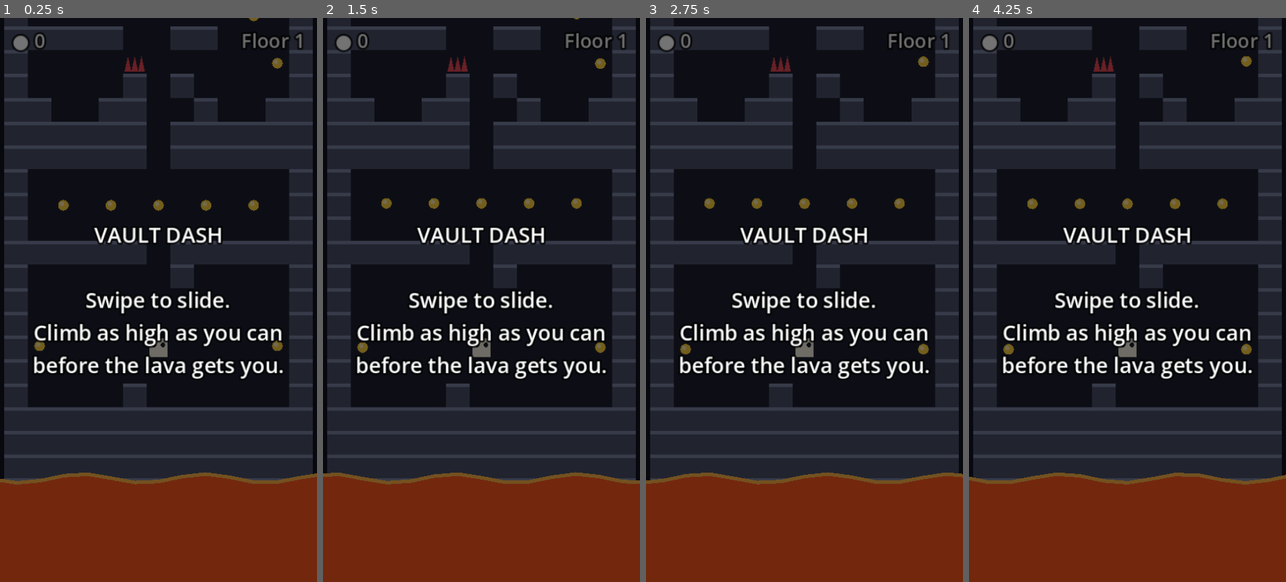
Above: before the commit, frames 1-4 (left to right).
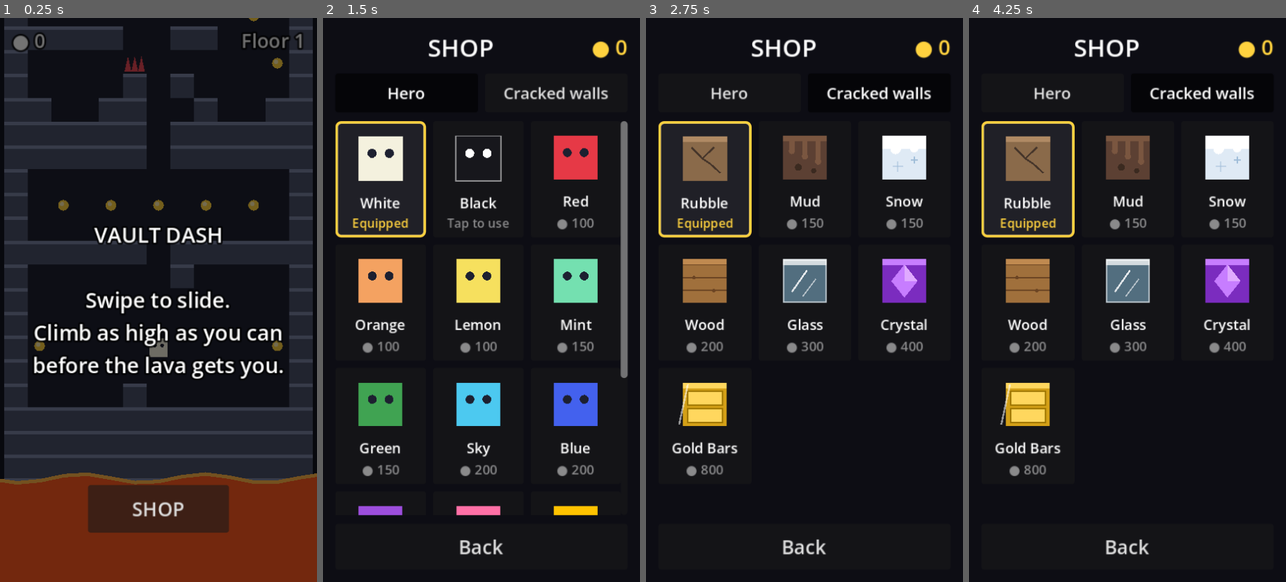
Above: after the commit, the same moments.

Repository: erelcaferm/vault-dash
Game: Godot game, scene res://scenes/main.tscn
The game is run twice, just before and just after one commit, with the same random seed, the same clock (stepped at 60 frames per second) and the same inputs.
Inputs (mouse positions are in pixels of both pictures, inside the frame that each line leads up to):
- Up to frame 1 (0.25 s): no input
- Up to frame 2 (1.5 s): click (481, 508) at 0.5 s, where only the run after the commit has a clickable "SHOP"; click (405, 91) at 1.25 s, where only the run after the commit has a clickable "Hero"
- Up to frame 3 (2.75 s): click (880, 91) at 2 s, where only the run after the commit has a clickable "Cracked walls"
- Up to frame 4 (4.25 s): click (1029, 181) at 2.77 s; click (1127, 181) at 3.52 s

The runs differ from the first frame. In frame 1, 3.7% of the frame differs, in the area x 27-73%, y 57-92%; in frame 2, 50%; in frame 3, 54%, in the area x 0-100%, y 0-100%; in frame 4, 54%.

Commit message:
Add the coin shop: hero colours, rainbow, and cracked-wall skins
A SHOP button on the title and game-over screens sells hero colours
(white and black free, rainbow the priciest; it cycles hue, faster while
sliding) and cracked-wall skins (rubble free; mud, snow, wood, glass,
crystal, gold bars). Tap twice to buy, tap an owned item to equip.
Purchases save with coins. Tests now use their own save file.

Co-Authored-By: Claude Opus 5.5 (1M context) <noreply@anthropic.com>
Claude-Session: https://claude.ai/code/session_012HmKL1m49VtDJvmPDdVVsr

Diff:
--- a/scripts/main.gd
+++ b/scripts/main.gd
@@ -4,6 +4,8 @@
 
 const TowerScript := preload("res://scripts/tower.gd")
 const Rooms := preload("res://scripts/rooms.gd")
+const Skins := preload("res://scripts/skins.gd")
+const ShopScript := preload("res://scripts/shop.gd")
 
 const TILE := 27
 const SLIDE_SPEED := 24.0        # tiles per second while sliding
@@ -26,8 +28,6 @@
 ]
 const COIN_COLOR := Color("ffd23f")
 const SPIKE_COLOR := Color("e84855")
-const CRACK_COLOR := Color("8a6a4a")
-const PLAYER_COLOR := Color("f4f1de")
 const LAVA_COLOR := Color("ff5a1f")
 const LAVA_GLOW := Color("ffb347")
 
@@ -51,10 +51,16 @@
 ## Tests set these to build a fixed tower with an exit at the given room.
 var test_seed := -1
 var test_room_limit := -1
+## Tests point this elsewhere so they never touch the player's real save.
+var save_path := SAVE_PATH
 
 var total_coins := 0
 var best_floor := 0
 var best_time := 0.0
+var owned: Array = []            # ids of shop items bought (free ones aren't listed)
+var equipped_hero := "white"
+var equipped_wall := "rubble"
+var rainbow_phase := 0.0
 
 var touch_start := Vector2.ZERO
 var touch_active := false
@@ -67,6 +73,8 @@
 var message_backdrop: ColorRect
 var toast_label: Label
 var toast_time := 0.0
+var shop: Control
+var shop_button: Button
 
 
 func _ready() -> void:
@@ -109,6 +117,8 @@
 
 func _process(delta: float) -> void:
 	anim_time += delta
+	var moving := move_dir != Vector2i.ZERO
+	rainbow_phase += delta * (Skins.RAINBOW_SLIDE_SPEED if moving else Skins.RAINBOW_IDLE_SPEED)
 	state_time += delta
 	if state == State.PLAYING:
 		elapsed += delta
@@ -185,7 +195,7 @@
 
 func _break_wall(c: Vector2i) -> void:
 	tower.set_tile(c, TowerScript.EMPTY)
-	bursts.append({"pos": _tile_center(c), "t": 0.0, "color": CRACK_COLOR})
+	bursts.append({"pos": _tile_center(c), "t": 0.0, "color": Color(_wall_skin().base, 1.0)})
 	shake = 0.12
 
 
@@ -241,6 +251,8 @@
 # --- Input -----------------------------------------------------------------
 
 func _unhandled_input(event: InputEvent) -> void:
+	if shop.visible:
+		return
 	if event is InputEventScreenTouch:
 		if event.pressed:
 			touch_start = event.position
@@ -353,6 +365,22 @@
 	toast_label.offset_top = 70
 	toast_label.modulate.a = 0.0
 
+	shop_button = Button.new()
+	shop_button.text = "SHOP"
+	shop_button.add_theme_font_size_override("font_size", 22)
+	shop_button.set_anchors_preset(Control.PRESET_CENTER_BOTTOM)
+	shop_button.offset_left = -80
+	shop_button.offset_right = 80
+	shop_button.offset_top = -110
+	shop_button.offset_bottom = -56
+	shop_button.pressed.connect(_open_shop)
+	hud.add_child(shop_button)
+
+	shop = ShopScript.new()
+	hud.add_child(shop)
+	shop.setup(self)
+	shop.closed.connect(_close_shop)
+
 
 func _make_label(parent: Node, size: int, align: HorizontalAlignment) -> Label:
 	var label := Label.new()
@@ -374,11 +402,54 @@
 	message_label.text = text
 	message_label.visible = true
 	message_backdrop.visible = true
+	shop_button.visible = true
 
 
 func _hide_message() -> void:
 	message_label.visible = false
 	message_backdrop.visible = false
+	shop_button.visible = false
+
+
+# --- Shop ------------------------------------------------------------------
+
+func _open_shop() -> void:
+	shop.open()
+
+
+func _close_shop() -> void:
+	shop.visible = false
+	if state == State.READY:
+		reset()    # refreshes the title screen's coin count
+
+
+func owns(item: Dictionary) -> bool:
+	return item.price == 0 or owned.has(item.id)
+
+
+func buy(kind: String, item: Dictionary) -> bool:
+	if owns(item) or total_coins < item.price:
+		return false
+	total_coins -= item.price
+	owned.append(item.id)
+	equip(kind, item.id)
+	return true
+
+
+func equip(kind: String, id: String) -> void:
+	if kind == "hero":
+		equipped_hero = id
+	else:
+		equipped_wall = id
+	_save()
+
+
+func _hero_skin() -> Dictionary:
+	return Skins.find(Skins.HERO, equipped_hero)
+
+
+func _wall_skin() -> Dictionary:
+	return Skins.find(Skins.WALLS, equipped_wall)
 
 
 func _toast(text: String) -> void:
@@ -390,10 +461,13 @@
 
 func _load_save() -> void:
 	var cfg := ConfigFile.new()
-	if cfg.load(SAVE_PATH) == OK:
+	if cfg.load(save_path) == OK:
 		total_coins = cfg.get_value("progress", "total_coins", 0)
 		best_floor = cfg.get_value("progress", "best_floor", 0)
 		best_time = cfg.get_value("progress", "best_time", 0.0)
+		owned = cfg.get_value("shop", "owned", [])
+		equipped_hero = cfg.get_value("shop", "hero", "white")
+		equipped_wall = cfg.get_value("shop", "wall", "rubble")
 
 
 func _save() -> void:
@@ -401,7 +475,10 @@
 	cfg.set_value("progress", "total_coins", total_coins)
 	cfg.set_value("progress", "best_floor", best_floor)
 	cfg.set_value("progress", "best_time", best_time)
-	cfg.save(SAVE_PATH)
+	cfg.set_value("shop", "owned", owned)
+	cfg.set_value("shop", "hero", equipped_hero)
+	cfg.set_value("shop", "wall", equipped_wall)
+	cfg.save(save_path)
 
 
 # --- Drawing ---------------------------------------------------------------
@@ -460,13 +537,7 @@
 					Vector2(bx, r.end.y - 3), Vector2(bx + w * 0.5, r.position.y + TILE * 0.25), Vector2(bx + w, r.end.y - 3),
 				]), SPIKE_COLOR)
 		TowerScript.CRACKED:
-			draw_rect(r, CRACK_COLOR)
-			draw_rect(Rect2(r.position, Vector2(TILE, 4)), CRACK_COLOR.lightened(0.3))
-			var dark := CRACK_COLOR.darkened(0.5)
-			draw_polyline(PackedVector2Array([
-				r.position + Vector2(6, 8), mid + Vector2(-2, 0), mid + Vector2(4, 4), r.end - Vector2(5, 6),
-			]), dark, 2.0)
-			draw_line(mid + Vector2(-2, 0), mid + Vector2(6, -8), dark, 2.0)
+			Skins.draw_cracked(self, r, _wall_skin(), anim_time)
 		TowerScript.GOAL:
 			var pulse := 0.5 + 0.5 * sin(anim_time * 5.0)
 			draw_circle(mid, 12.0 + pulse * 4.0, Color(COIN_COLOR, 0.35))
@@ -483,16 +554,15 @@
 		size *= Vector2(0.82, 1.2)
 	elif squash > 0.0:
 		size *= Vector2(1.15, 0.88)
+	var color := Skins.hero_color(_hero_skin(), rainbow_phase)
 	# Speed trail
 	if move_dir != Vector2i.ZERO:
 		for i in range(3, 0, -1):
 			var ghost := p - Vector2(move_dir) * TILE * 0.4 * i
-			draw_rect(Rect2(ghost - size * 0.5, size), Color(PLAYER_COLOR, 0.12 * (4 - i)))
-	draw_rect(Rect2(p - size * 0.5, size), PLAYER_COLOR)
+			Skins.draw_hero(self, ghost, size, color, Vector2.ZERO, 0.12 * (4 - i))
 	# Eyes look where you're going.
 	var look := Vector2(move_dir if move_dir != Vector2i.ZERO else queued_dir) * 3.0
-	draw_circle(p + Vector2(-5, -3) + look, 2.6, Color("1d2030"))
-	draw_circle(p + Vector2(5, -3) + look, 2.6, Color("1d2030"))
+	Skins.draw_hero(self, p, size, color, look)
 
 
 func _draw_lava(view: Vector2) -> void:
--- /dev/null
+++ b/scripts/shop.gd
@@ -0,0 +1,177 @@
+extends Control
+## The coin shop: hero colours and cracked-wall skins.
+## Coins, owned items and what's equipped live in main.gd, which saves them.
+
+signal closed
+
+const Skins := preload("res://scripts/skins.gd")
+const Preview := preload("res://scripts/skin_preview.gd")
+
+const GOLD := Color("ffd23f")
+const DIM := Color(1, 1, 1, 0.5)
+
+var game
+var tab := "hero"
+var pending_buy := ""            # the item waiting for a second tap to confirm
+var _coins_label: Label
+var _scroll: ScrollContainer
+var _grid: GridContainer
+var _tab_buttons := {}
+
+
+func setup(main_game) -> void:
+	game = main_game
+	set_anchors_and_offsets_preset(PRESET_FULL_RECT)
+	mouse_filter = MOUSE_FILTER_STOP
+	var bg := ColorRect.new()
+	bg.color = Color(0.05, 0.05, 0.08)
+	bg.set_anchors_and_offsets_preset(PRESET_FULL_RECT)
+	add_child(bg)
+
+	var margin := MarginContainer.new()
+	margin.set_anchors_and_offsets_preset(PRESET_FULL_RECT)
+	for side in ["left", "right", "top", "bottom"]:
+		margin.add_theme_constant_override("margin_" + side, 14)
+	add_child(margin)
+	var column := VBoxContainer.new()
+	column.add_theme_constant_override("separation", 10)
+	margin.add_child(column)
+
+	var header := HBoxContainer.new()
+	column.add_child(header)
+	var title := _label("SHOP", 28)
+	title.size_flags_horizontal = SIZE_EXPAND_FILL
+	header.add_child(title)
+	_coins_label = _label("", 24, GOLD)
+	header.add_child(_coins_label)
+
+	var tabs := HBoxContainer.new()
+	tabs.add_theme_constant_override("separation", 8)
+	column.add_child(tabs)
+	for t in [["hero", "Hero"], ["walls", "Cracked walls"]]:
+		var b := Button.new()
+		b.text = t[1]
+		b.toggle_mode = true
+		b.size_flags_horizontal = SIZE_EXPAND_FILL
+		b.custom_minimum_size.y = 44
+		b.add_theme_font_size_override("font_size", 18)
+		b.pressed.connect(_show_tab.bind(t[0]))
+		tabs.add_child(b)
+		_tab_buttons[t[0]] = b
+
+	_scroll = ScrollContainer.new()
+	_scroll.size_flags_vertical = SIZE_EXPAND_FILL
+	_scroll.horizontal_scroll_mode = ScrollContainer.SCROLL_MODE_DISABLED
+	column.add_child(_scroll)
+	_grid = GridContainer.new()
+	_grid.columns = 3
+	_grid.size_flags_horizontal = SIZE_EXPAND_FILL
+	_grid.add_theme_constant_override("h_separation", 8)
+	_grid.add_theme_constant_override("v_separation", 8)
+	_scroll.add_child(_grid)
+
+	var back := Button.new()
+	back.text = "Back"
+	back.custom_minimum_size.y = 52
+	back.add_theme_font_size_override("font_size", 22)
+	back.pressed.connect(func(): closed.emit())
+	column.add_child(back)
+	visible = false
+
+
+func open() -> void:
+	pending_buy = ""
+	visible = true
+	_show_tab(tab)
+
+
+func _show_tab(t: String) -> void:
+	if t != tab:
+		_scroll.scroll_vertical = 0
+	tab = t
+	pending_buy = ""
+	for k in _tab_buttons:
+		_tab_buttons[k].set_pressed_no_signal(k == t)
+	_refresh()
+
+
+func _refresh() -> void:
+	_coins_label.text = "● %d" % game.total_coins
+	var keep := _scroll.scroll_vertical
+	for c in _grid.get_children():
+		_grid.remove_child(c)
+		c.queue_free()
+	var items: Array = Skins.HERO if tab == "hero" else Skins.WALLS
+	for item in items:
+		_grid.add_child(_card(item))
+	_scroll.set_deferred("scroll_vertical", keep)
+
+
+func _card(item: Dictionary) -> Button:
+	var equipped: String = game.equipped_hero if tab == "hero" else game.equipped_wall
+	var owned: bool = game.owns(item)
+	var b := Button.new()
+	b.custom_minimum_size = Vector2(0, 132)
+	b.size_flags_horizontal = SIZE_EXPAND_FILL
+	if item.id == equipped:
+		var ring := StyleBoxFlat.new()
+		ring.bg_color = Color(1, 1, 1, 0.08)
+		ring.border_color = GOLD
+		ring.set_border_width_all(3)
+		ring.set_corner_radius_all(6)
+		for state in ["normal", "hover", "pressed", "focus"]:
+			b.add_theme_stylebox_override(state, ring)
+
+	var box := VBoxContainer.new()
+	box.set_anchors_and_offsets_preset(PRESET_FULL_RECT)
+	box.offset_top = 6
+	box.offset_bottom = -6
+	box.mouse_filter = MOUSE_FILTER_IGNORE
+	box.add_theme_constant_override("separation", 2)
+	b.add_child(box)
+	var preview := Preview.new()
+	preview.item = item
+	preview.kind = "hero" if tab == "hero" else "walls"
+	preview.size_flags_vertical = SIZE_EXPAND_FILL
+	preview.mouse_filter = MOUSE_FILTER_IGNORE
+	box.add_child(preview)
+	box.add_child(_label(item.name, 16))
+
+	var status: Label
+	if item.id == equipped:
+		status = _label("Equipped", 14, GOLD)
+	elif owned:
+		status = _label("Tap to use", 14, DIM)
+	elif pending_buy == item.id:
+		status = _label("Tap to buy!", 14, GOLD)
+	elif game.total_coins >= item.price:
+		status = _label("● %d" % item.price, 15, GOLD)
+	else:
+		status = _label("● %d" % item.price, 15, DIM)
+	box.add_child(status)
+	b.pressed.connect(_on_card.bind(item))
+	return b
+
+
+func _on_card(item: Dictionary) -> void:
+	if game.owns(item):
+		game.equip(tab, item.id)
+		pending_buy = ""
+	elif pending_buy == item.id:
+		game.buy(tab, item)
+		pending_buy = ""
+	elif game.total_coins >= item.price:
+		pending_buy = item.id
+	else:
+		pending_buy = ""
+	_refresh()
+
+
+func _label(text: String, size: int, color := Color.WHITE) -> Label:
+	var label := Label.new()
+	label.text = text
+	label.horizontal_alignment = HORIZONTAL_ALIGNMENT_CENTER
+	label.add_theme_font_size_override("font_size", size)
+	label.add_theme_color_override("font_color", color)
+	label.mouse_filter = MOUSE_FILTER_IGNORE
+	return label
--- /dev/null
+++ b/scripts/skin_preview.gd
@@ -0,0 +1,22 @@
+extends Control
+## A live preview of one shop item, drawn the same way as in the game.
+
+const Skins := preload("res://scripts/skins.gd")
+
+var item: Dictionary
+var kind := "hero"
+var _time := 0.0
+
+
+func _process(delta: float) -> void:
+	_time += delta
+	queue_redraw()
+
+
+func _draw() -> void:
+	var s := minf(size.x, size.y) * 0.7
+	var c := size * 0.5
+	if kind == "hero":
+		Skins.draw_hero(self, c, Vector2(s, s), Skins.hero_color(item, _time * Skins.RAINBOW_IDLE_SPEED))
+	else:
+		Skins.draw_cracked(self, Rect2(c - Vector2(s, s) * 0.5, Vector2(s, s)), item, _time)
--- /dev/null
+++ b/scripts/skins.gd
@@ -0,0 +1,139 @@
+extends RefCounted
+## Everything the shop sells, and how to draw it.
+## Prices are in coins. Items priced 0 are owned from the start.
+
+const HERO := [
+	{"id": "white", "name": "White", "price": 0, "color": Color("f4f1de")},
+	{"id": "black", "name": "Black", "price": 0, "color": Color("17171c")},
+	{"id": "red", "name": "Red", "price": 100, "color": Color("e63946")},
+	{"id": "orange", "name": "Orange", "price": 100, "color": Color("f4a261")},
+	{"id": "lemon", "name": "Lemon", "price": 100, "color": Color("f6e05e")},
+	{"id": "mint", "name": "Mint", "price": 150, "color": Color("74e0b0")},
+	{"id": "green", "name": "Green", "price": 150, "color": Color("40a352")},
+	{"id": "sky", "name": "Sky", "price": 200, "color": Color("4cc9f0")},
+	{"id": "blue", "name": "Blue", "price": 200, "color": Color("4361ee")},
+	{"id": "purple", "name": "Purple", "price": 250, "color": Color("9d4edd")},
+	{"id": "pink", "name": "Pink", "price": 250, "color": Color("ff70a6")},
+	{"id": "gold", "name": "Gold", "price": 600, "color": Color("ffc300")},
+	{"id": "rainbow", "name": "Rainbow", "price": 1500, "rainbow": true},
+]
+
+## Cracked-wall skins. `style` picks the pattern drawn on top of the block.
+const WALLS := [
+	{"id": "rubble", "name": "Rubble", "price": 0, "style": "crack",
+		"base": Color("8a6a4a"), "top": Color("b08a64"), "detail": Color("45352a")},
+	{"id": "mud", "name": "Mud", "price": 150, "style": "mud",
+		"base": Color("5c4033"), "top": Color("7a5640"), "detail": Color("3b2a20")},
+	{"id": "snow", "name": "Snow", "price": 150, "style": "snow",
+		"base": Color("dfeaf5"), "top": Color("ffffff"), "detail": Color("9fbcd8")},
+	{"id": "wood", "name": "Wood", "price": 200, "style": "planks",
+		"base": Color("a0703c"), "top": Color("c08a50"), "detail": Color("6b4423")},
+	{"id": "glass", "name": "Glass", "price": 300, "style": "glass",
+		"base": Color(0.62, 0.86, 1.0, 0.45), "top": Color(1, 1, 1, 0.75), "detail": Color(1, 1, 1, 0.85)},
+	{"id": "crystal", "name": "Crystal", "price": 400, "style": "crystal",
+		"base": Color("7b2cbf"), "top": Color("c77dff"), "detail": Color("e0aaff")},
+	{"id": "gold_bars", "name": "Gold Bars", "price": 800, "style": "bars",
+		"base": Color("d4a017"), "top": Color("ffd75e"), "detail": Color("9c7400")},
+]
+
+## How fast the rainbow hero cycles through every colour, in full cycles per
+## second, standing still and while sliding.
+const RAINBOW_IDLE_SPEED := 0.25
+const RAINBOW_SLIDE_SPEED := 1.5
+
+
+static func find(items: Array, id: String) -> Dictionary:
+	for item in items:
+		if item.id == id:
+			return item
+	return items[0]
+
+
+## `phase` is how far round the colour wheel a rainbow hero is (0-1).
+static func hero_color(item: Dictionary, phase: float) -> Color:
+	if item.get("rainbow", false):
+		return Color.from_hsv(fposmod(phase, 1.0), 0.7, 1.0)
+	return item.color
+
+
+## Draws the hero as a square of `size` centred on `center`, eyes looking `look`.
+static func draw_hero(canvas: CanvasItem, center: Vector2, size: Vector2, color: Color, look := Vector2.ZERO, alpha := 1.0) -> void:
+	var r := Rect2(center - size * 0.5, size)
+	canvas.draw_rect(r, Color(color, alpha))
+	if alpha < 1.0:
+		return
+	var dark := color.get_luminance() < 0.3
+	if dark:
+		# Keep a black hero visible against dark walls.
+		canvas.draw_rect(r, Color(1, 1, 1, 0.55), false, 1.5)
+	var eye := Color.WHITE if dark else Color("1d2030")
+	var s := size.y / 26.0
+	canvas.draw_circle(center + Vector2(-5, -3) * s + look, 2.6 * s, eye)
+	canvas.draw_circle(center + Vector2(5, -3) * s + look, 2.6 * s, eye)
+
+
+static func draw_cracked(canvas: CanvasItem, r: Rect2, skin: Dictionary, time := 0.0) -> void:
+	var base: Color = skin.base
+	var top: Color = skin.top
+	var detail: Color = skin.detail
+	var w := r.size.x
+	var h := r.size.y
+	var p := r.position
+	var mid := r.get_center()
+	canvas.draw_rect(r, base)
+	canvas.draw_rect(Rect2(p, Vector2(w, h * 0.13)), top)
+	match skin.style:
+		"crack":
+			canvas.draw_polyline(PackedVector2Array([
+				p + Vector2(w * 0.2, h * 0.25), mid + Vector2(-w * 0.06, 0),
+				mid + Vector2(w * 0.12, h * 0.12), r.end - Vector2(w * 0.16, h * 0.18),
+			]), detail, 2.0)
+			canvas.draw_line(mid + Vector2(-w * 0.06, 0), mid + Vector2(w * 0.2, -h * 0.25), detail, 2.0)
+		"mud":
+			# Drips running down from the top edge, and a few lumps.
+			for i in 3:
+				var x := p.x + w * (0.2 + i * 0.3)
+				var drip := h * (0.25 + 0.12 * ((i * 7) % 3))
+				canvas.draw_line(Vector2(x, p.y + h * 0.1), Vector2(x, p.y + h * 0.1 + drip), top, w * 0.12)
+				canvas.draw_circle(Vector2(x, p.y + h * 0.1 + drip), w * 0.07, top)
+			canvas.draw_circle(mid + Vector2(-w * 0.15, h * 0.22), w * 0.08, detail)
+			canvas.draw_circle(mid + Vector2(w * 0.2, h * 0.3), w * 0.06, detail)
+		"snow":
+			# A snow cap and a couple of sparkles.
+			canvas.draw_rect(Rect2(p, Vector2(w, h * 0.3)), top)
+			canvas.draw_circle(p + Vector2(w * 0.3, h * 0.3), w * 0.12, top)
+			canvas.draw_circle(p + Vector2(w * 0.72, h * 0.28), w * 0.1, top)
+			var twinkle := 0.5 + 0.5 * sin(time * 4.0 + p.x)
+			_sparkle(canvas, mid + Vector2(-w * 0.15, h * 0.2), w * 0.12, Color(detail, 0.5 + twinkle * 0.5))
+			_sparkle(canvas, mid + Vector2(w * 0.22, h * 0.05), w * 0.08, Color(detail, 1.0 - twinkle * 0.5))
+		"planks":
+			for i in 3:
+				var y := p.y + h * (0.13 + i * 0.29)
+				canvas.draw_line(Vector2(p.x, y), Vector2(r.end.x, y), detail, 1.5)
+			canvas.draw_circle(p + Vector2(w * 0.25, h * 0.42), w * 0.04, detail)
+			canvas.draw_circle(p + Vector2(w * 0.7, h * 0.72), w * 0.04, detail)
+		"glass":
+			canvas.draw_rect(r.grow(-1), Color(detail, 0.6), false, 1.5)
+			canvas.draw_line(p + Vector2(w * 0.2, h * 0.75), p + Vector2(w * 0.55, h * 0.25), detail, 2.0)
+			canvas.draw_line(p + Vector2(w * 0.45, h * 0.85), p + Vector2(w * 0.75, h * 0.45), Color(detail, 0.6), 1.5)
+		"crystal":
+			canvas.draw_colored_polygon(PackedVector2Array([
+				mid + Vector2(0, -h * 0.38), mid + Vector2(w * 0.3, 0), mid + Vector2(0, h * 0.38), mid + Vector2(-w * 0.3, 0),
+			]), top)
+			canvas.draw_colored_polygon(PackedVector2Array([
+				mid + Vector2(0, -h * 0.38), mid + Vector2(w * 0.3, 0), mid,
+			]), detail)
+		"bars":
+			for i in 2:
+				var bar := Rect2(p + Vector2(w * 0.1, h * (0.2 + i * 0.4)), Vector2(w * 0.8, h * 0.32))
+				canvas.draw_rect(bar, top)
+				canvas.draw_rect(bar, detail, false, 1.5)
+			var shine := fposmod(time * 0.6, 1.6) - 0.3
+			if shine >= 0.0 and shine <= 1.0:
+				var x := p.x + w * shine
+				canvas.draw_line(Vector2(x, p.y + 2), Vector2(x - w * 0.2, r.end.y - 2), Color(1, 1, 1, 0.6), 2.0)
+
+
+static func _sparkle(canvas: CanvasItem, c: Vector2, s: float, color: Color) -> void:
+	canvas.draw_line(c - Vector2(s, 0), c + Vector2(s, 0), color, 1.5)
+	canvas.draw_line(c - Vector2(0, s), c + Vector2(0, s), color, 1.5)
--- a/tests/screenshots.gd
+++ b/tests/screenshots.gd
@@ -25,6 +25,8 @@
 	solver.run()
 	route = solver.solution.duplicate()
 	game = load("res://scenes/main.tscn").instantiate()
+	game.save_path = "user://test_save.cfg"
+	DirAccess.remove_absolute(ProjectSettings.globalize_path(game.save_path))
 	game.test_seed = 7
 	game.test_room_limit = 20
 	root.add_child(game)
--- a/tests/test_playthrough.gd
+++ b/tests/test_playthrough.gd
@@ -26,6 +26,8 @@
 	solver.run()
 	route = solver.solution.duplicate()
 	game = load("res://scenes/main.tscn").instantiate()
+	game.save_path = "user://test_save.cfg"
+	DirAccess.remove_absolute(ProjectSettings.globalize_path(game.save_path))
 	game.test_seed = SEED
 	game.test_room_limit = HEIGHT
 	root.add_child(game)
--- /dev/null
+++ b/tests/test_shop.gd
@@ -0,0 +1,68 @@
+extends SceneTree
+## Checks buying, equipping and saving shop items.
+## Run: godot --headless --path . --script res://tests/test_shop.gd
+
+const Skins := preload("res://scripts/skins.gd")
+const SAVE := "user://test_shop_save.cfg"
+
+var failures := 0
+
+
+func _initialize() -> void:
+	DirAccess.remove_absolute(ProjectSettings.globalize_path(SAVE))
+	var game = _new_game()
+	await process_frame
+	var rainbow := Skins.find(Skins.HERO, "rainbow")
+	var glass := Skins.find(Skins.WALLS, "glass")
+
+	_expect(game.owns(Skins.find(Skins.HERO, "white")), "white is free")
+	_expect(game.owns(Skins.find(Skins.HERO, "black")), "black is free")
+	_expect(game.owns(Skins.find(Skins.WALLS, "rubble")), "rubble is free")
+	_expect(not game.owns(rainbow), "rainbow starts locked")
+	var priciest := 0
+	for item in Skins.HERO:
+		priciest = maxi(priciest, item.price)
+	_expect(rainbow.price == priciest, "rainbow is the most expensive colour")
+
+	game.total_coins = rainbow.price - 1
+	_expect(not game.buy("hero", rainbow), "can't buy without enough coins")
+	_expect(game.total_coins == rainbow.price - 1, "failed purchase costs nothing")
+
+	game.total_coins = rainbow.price + glass.price + 5
+	_expect(game.buy("hero", rainbow), "buys rainbow")
+	_expect(game.buy("walls", glass), "buys glass")
+	_expect(game.total_coins == 5, "coins are spent")
+	_expect(game.equipped_hero == "rainbow" and game.equipped_wall == "glass", "purchases are equipped")
+	_expect(not game.buy("hero", rainbow), "can't buy twice")
+
+	game.equip("hero", "black")
+	game.queue_free()
+
+	var reloaded = _new_game()
+	await process_frame
+	_expect(reloaded.total_coins == 5, "coins survive a restart")
+	_expect(reloaded.owns(rainbow) and reloaded.owns(glass), "purchases survive a restart")
+	_expect(reloaded.equipped_hero == "black" and reloaded.equipped_wall == "glass", "equipped items survive a restart")
+
+	var red := Skins.hero_color(rainbow, 0.0)
+	var later := Skins.hero_color(rainbow, 0.25)
+	_expect(not red.is_equal_approx(later), "rainbow changes colour")
+	_expect(Skins.RAINBOW_SLIDE_SPEED > Skins.RAINBOW_IDLE_SPEED, "rainbow cycles faster while sliding")
+
+	DirAccess.remove_absolute(ProjectSettings.globalize_path(SAVE))
+	if failures == 0:
+		print("PASS: shop buys, equips and saves correctly")
+	quit(1 if failures > 0 else 0)
+
+
+func _new_game():
+	var game = load("res://scenes/main.tscn").instantiate()
+	game.save_path = SAVE
+	root.add_child(game)
+	return game
+
+
+func _expect(ok: bool, what: String) -> void:
+	if not ok:
+		printerr("FAIL: ", what)
+		failures += 1
Not shown, added: scripts/shop.gd.uid
Not shown, added: scripts/skin_preview.gd.uid
Not shown, added: scripts/skins.gd.uid
Not shown, added: tests/test_shop.gd.uid
